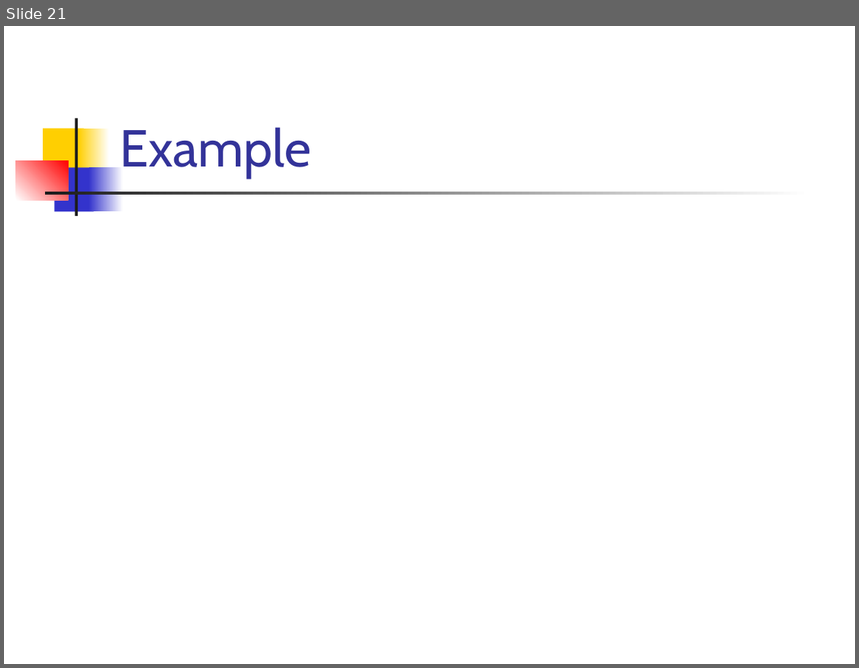
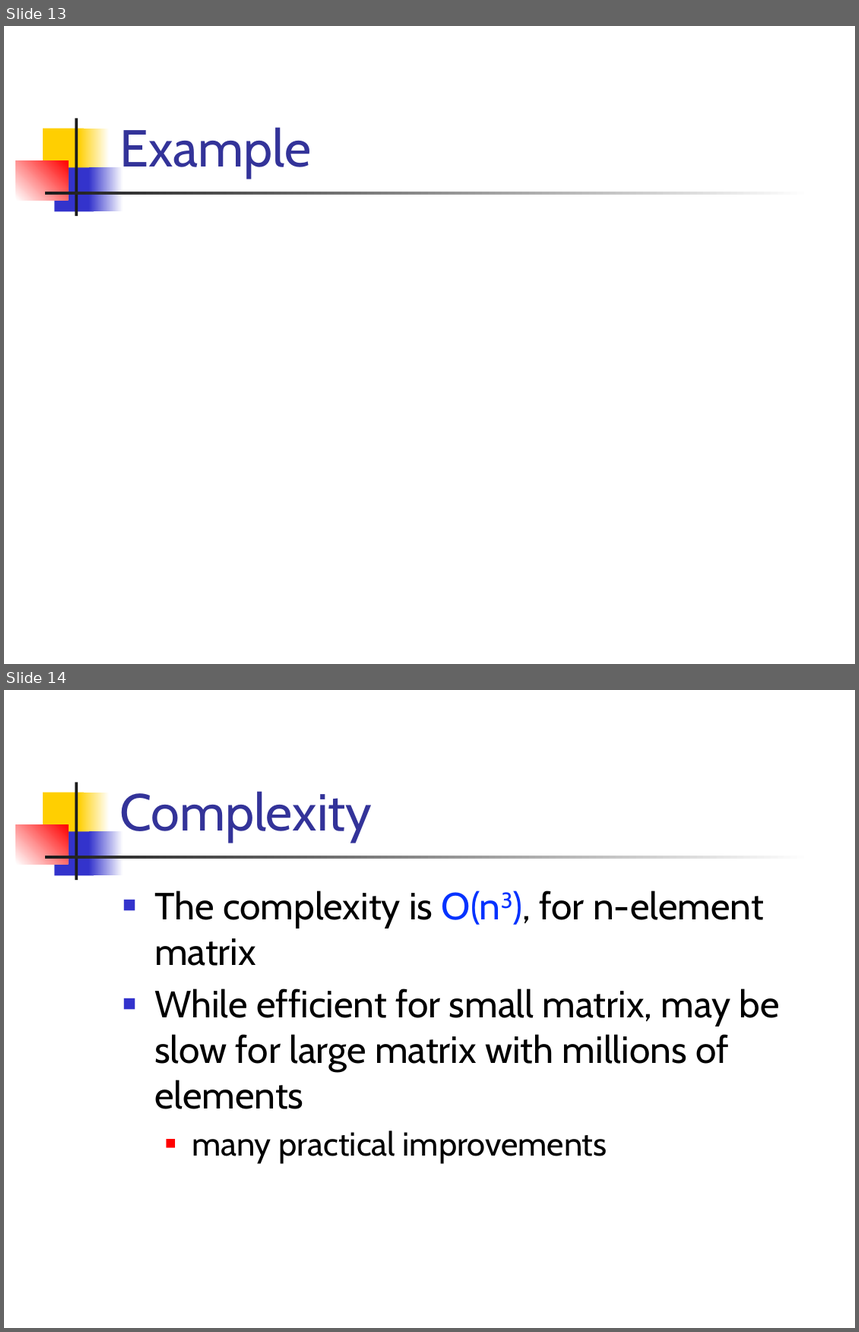
Before and after one commit to csslab-ustc/csslab-ustc.github.io, a slide deck: courses/theory/slides/lec10-arith.pptx. Shown one above the other, each under a label of ours: slide 21 before the commit, slides 13 and 14 after it. The pictures are 859x668 and 859x1332 pixels, drawn with LibreOffice and Linux fonts; fonts in the diff are those of the drawing; grey boxes stand for pictures. Boxes give left, top, right and bottom in pixels: in the first picture for what was removed or moved away, otherwise in the second. Text is boxed around its words. In the diff, an @@ line names an element or a change of style, - is before the commit and + after.

```diff
--- a/courses/theory/slides/lec10-arith.pptx
+++ b/courses/theory/slides/lec10-arith.pptx
@@ slide 14 added at <box>4,690,855,1328</box>, background #FFFFFF; not listed: 7 template elements that a slide beside it also shows @@
@@ title added at <box>120,791,372,843</box>, 44 pt, text #333399 @@
+Complexity
@@ text added at <box>154,891,780,1164</box>, 32 pt, text #000000 @@
+■ The complexity is O(n3), for n-element matrix
+■ While efficient for small matrix, may be slow for large matrix with millions of elements
+  ■ many practical improvements
@@ what was slide 21 is now slide 13 @@
```
Also in this commit, not shown: 4 slides changed, 5 other slides added, 1 other file.
